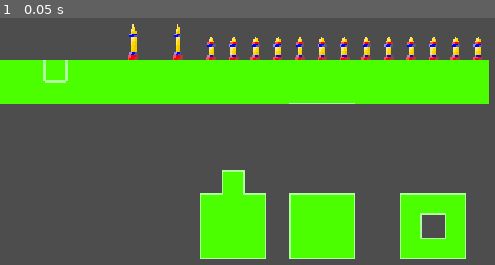
Above: before the commit, frame 1.
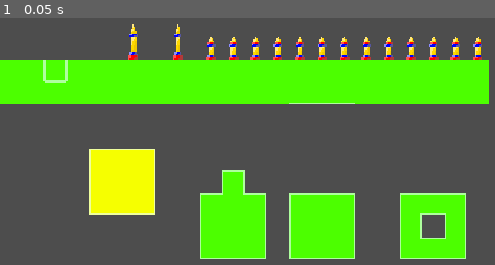
Above: after the commit, the same moment.

Repository: ropva/haven-game
Game: Godot game, scene res://scenes/main.tscn
Same seed, same stepped clock (60 frames per second), same inputs: the game is played once before the commit and once after it.
Inputs:
- Up to frame 1 (0.05 s): no input

The runs differ from the first frame. In frame 1, 3.6% of the frame differs, in the area x 17-32%, y 53-80%.

Commit message:
yellow

Diff:
--- a/scenes/main.tscn
+++ b/scenes/main.tscn
@@ -21,6 +21,16 @@
 2:0/0 = 0
 3:0/0 = 0
 4:0/0 = 0
+4:0/0/terrain_set = 0
+4:0/0/terrain = 1
+4:0/0/terrains_peering_bit/right_side = 1
+4:0/0/terrains_peering_bit/bottom_right_corner = 1
+4:0/0/terrains_peering_bit/bottom_side = 1
+4:0/0/terrains_peering_bit/bottom_left_corner = 1
+4:0/0/terrains_peering_bit/left_side = 1
+4:0/0/terrains_peering_bit/top_left_corner = 1
+4:0/0/terrains_peering_bit/top_side = 1
+4:0/0/terrains_peering_bit/top_right_corner = 1
 5:0/0 = 0
 6:0/0 = 0
 7:0/0 = 0
@@ -45,7 +55,21 @@
 2:1/0 = 0
 3:1/0 = 0
 4:1/0 = 0
+4:1/0/terrain_set = 0
+4:1/0/terrain = 1
+4:1/0/terrains_peering_bit/right_side = 1
+4:1/0/terrains_peering_bit/bottom_right_corner = 1
+4:1/0/terrains_peering_bit/bottom_side = 1
+4:1/0/terrains_peering_bit/top_side = 1
+4:1/0/terrains_peering_bit/top_right_corner = 1
 5:1/0 = 0
+5:1/0/terrain_set = 0
+5:1/0/terrain = 1
+5:1/0/terrains_peering_bit/right_side = 1
+5:1/0/terrains_peering_bit/bottom_right_corner = 1
+5:1/0/terrains_peering_bit/bottom_side = 1
+5:1/0/terrains_peering_bit/bottom_left_corner = 1
+5:1/0/terrains_peering_bit/left_side = 1
 6:1/0 = 0
 7:1/0 = 0
 8:1/0 = 0
@@ -71,8 +95,24 @@
 2:2/0/terrain = 0
 3:2/0 = 0
 4:2/0 = 0
+4:2/0/terrain_set = 0
+4:2/0/terrain = 1
+4:2/0/terrains_peering_bit/right_side = 1
+4:2/0/terrains_peering_bit/left_side = 1
+4:2/0/terrains_peering_bit/top_left_corner = 1
+4:2/0/terrains_peering_bit/top_side = 1
+4:2/0/terrains_peering_bit/top_right_corner = 1
 5:2/0 = 0
+5:2/0/terrain_set = 0
+5:2/0/terrain = 1
+5:2/0/terrains_peering_bit/bottom_side = 1
+5:2/0/terrains_peering_bit/bottom_left_corner = 1
+5:2/0/terrains_peering_bit/left_side = 1
+5:2/0/terrains_peering_bit/top_left_corner = 1
+5:2/0/terrains_peering_bit/top_side = 1
 6:2/0 = 0
+6:2/0/terrain_set = 0
+6:2/0/terrain = 1
 7:2/0 = 0
 8:2/0 = 0
 9:2/0 = 0
@@ -99,9 +139,27 @@
 3:3/0/terrains_peering_bit/bottom_side = 0
 3:3/0/terrains_peering_bit/left_side = 0
 4:3/0 = 0
+4:3/0/terrain_set = 0
+4:3/0/terrain = 1
+4:3/0/terrains_peering_bit/right_side = 1
+4:3/0/terrains_peering_bit/bottom_right_corner = 1
+4:3/0/terrains_peering_bit/bottom_side = 1
 5:3/0 = 0
+5:3/0/terrain_set = 0
+5:3/0/terrain = 1
+5:3/0/terrains_peering_bit/bottom_side = 1
+5:3/0/terrains_peering_bit/bottom_left_corner = 1
+5:3/0/terrains_peering_bit/left_side = 1
 6:3/0 = 0
+6:3/0/terrain_set = 0
+6:3/0/terrain = 1
+6:3/0/terrains_peering_bit/right_side = 1
+6:3/0/terrains_peering_bit/bottom_side = 1
 7:3/0 = 0
+7:3/0/terrain_set = 0
+7:3/0/terrain = 1
+7:3/0/terrains_peering_bit/bottom_side = 1
+7:3/0/terrains_peering_bit/left_side = 1
 8:3/0 = 0
 9:3/0 = 0
 0:4/0 = 0
@@ -127,9 +185,27 @@
 3:4/0/terrains_peering_bit/left_side = 0
 3:4/0/terrains_peering_bit/top_side = 0
 4:4/0 = 0
+4:4/0/terrain_set = 0
+4:4/0/terrain = 1
+4:4/0/terrains_peering_bit/right_side = 1
+4:4/0/terrains_peering_bit/top_side = 1
+4:4/0/terrains_peering_bit/top_right_corner = 1
 5:4/0 = 0
+5:4/0/terrain_set = 0
+5:4/0/terrain = 1
+5:4/0/terrains_peering_bit/left_side = 1
+5:4/0/terrains_peering_bit/top_left_corner = 1
+5:4/0/terrains_peering_bit/top_side = 1
 6:4/0 = 0
+6:4/0/terrain_set = 0
+6:4/0/terrain = 1
+6:4/0/terrains_peering_bit/right_side = 1
+6:4/0/terrains_peering_bit/top_side = 1
 7:4/0 = 0
+7:4/0/terrain_set = 0
+7:4/0/terrain = 1
+7:4/0/terrains_peering_bit/left_side = 1
+7:4/0/terrains_peering_bit/top_side = 1
 8:4/0 = 0
 9:4/0 = 0
 0:5/0 = 0
@@ -143,7 +219,13 @@
 2:5/0 = 0
 3:5/0 = 0
 4:5/0 = 0
+4:5/0/terrain_set = 0
+4:5/0/terrain = 1
+4:5/0/terrains_peering_bit/right_side = 1
 5:5/0 = 0
+5:5/0/terrain_set = 0
+5:5/0/terrain = 1
+5:5/0/terrains_peering_bit/bottom_side = 1
 6:5/0 = 0
 7:5/0 = 0
 8:5/0 = 0
@@ -159,7 +241,13 @@
 2:6/0 = 0
 3:6/0 = 0
 4:6/0 = 0
+4:6/0/terrain_set = 0
+4:6/0/terrain = 1
+4:6/0/terrains_peering_bit/top_side = 1
 5:6/0 = 0
+5:6/0/terrain_set = 0
+5:6/0/terrain = 1
+5:6/0/terrains_peering_bit/left_side = 1
 6:6/0 = 0
 7:6/0 = 0
 8:6/0 = 0
@@ -177,7 +265,15 @@
 2:7/0 = 0
 3:7/0 = 0
 4:7/0 = 0
+4:7/0/terrain_set = 0
+4:7/0/terrain = 1
+4:7/0/terrains_peering_bit/right_side = 1
+4:7/0/terrains_peering_bit/left_side = 1
 5:7/0 = 0
+5:7/0/terrain_set = 0
+5:7/0/terrain = 1
+5:7/0/terrains_peering_bit/bottom_side = 1
+5:7/0/terrains_peering_bit/top_side = 1
 6:7/0 = 0
 7:7/0 = 0
 8:7/0 = 0
@@ -203,7 +299,23 @@
 2:8/0 = 0
 3:8/0 = 0
 4:8/0 = 0
+4:8/0/terrain_set = 0
+4:8/0/terrain = 1
+4:8/0/terrains_peering_bit/right_side = 1
+4:8/0/terrains_peering_bit/bottom_side = 1
+4:8/0/terrains_peering_bit/left_side = 1
+4:8/0/terrains_peering_bit/top_left_corner = 1
+4:8/0/terrains_peering_bit/top_side = 1
+4:8/0/terrains_peering_bit/top_right_corner = 1
 5:8/0 = 0
+5:8/0/terrain_set = 0
+5:8/0/terrain = 1
+5:8/0/terrains_peering_bit/right_side = 1
+5:8/0/terrains_peering_bit/bottom_right_corner = 1
+5:8/0/terrains_peering_bit/bottom_side = 1
+5:8/0/terrains_peering_bit/left_side = 1
+5:8/0/terrains_peering_bit/top_side = 1
+5:8/0/terrains_peering_bit/top_right_corner = 1
 6:8/0 = 0
 7:8/0 = 0
 8:8/0 = 0
@@ -229,7 +341,23 @@
 2:9/0 = 0
 3:9/0 = 0
 4:9/0 = 0
+4:9/0/terrain_set = 0
+4:9/0/terrain = 1
+4:9/0/terrains_peering_bit/right_side = 1
+4:9/0/terrains_peering_bit/bottom_side = 1
+4:9/0/terrains_peering_bit/bottom_left_corner = 1
+4:9/0/terrains_peering_bit/left_side = 1
+4:9/0/terrains_peering_bit/top_left_corner = 1
+4:9/0/terrains_peering_bit/top_side = 1
 5:9/0 = 0
+5:9/0/terrain_set = 0
+5:9/0/terrain = 1
+5:9/0/terrains_peering_bit/right_side = 1
+5:9/0/terrains_peering_bit/bottom_right_corner = 1
+5:9/0/terrains_peering_bit/bottom_side = 1
+5:9/0/terrains_peering_bit/bottom_left_corner = 1
+5:9/0/terrains_peering_bit/left_side = 1
+5:9/0/terrains_peering_bit/top_side = 1
 6:9/0 = 0
 7:9/0 = 0
 8:9/0 = 0
@@ -239,12 +367,14 @@
 tile_size = Vector2i(32, 32)
 physics_layer_0/collision_layer = 1
 terrain_set_0/mode = 0
-terrain_set_0/terrain_0/name = "larp"
+terrain_set_0/terrain_0/name = "greeb"
 terrain_set_0/terrain_0/color = Color(0, 0.34509805, 0, 1)
+terrain_set_0/terrain_1/name = "yellob"
+terrain_set_0/terrain_1/color = Color(0.7501847, 0.7962123, 0.047747023, 1)
 sources/0 = SubResource("TileSetAtlasSource_0wfyh")
 
 [node name="Main" type="Node2D" unique_id=1510547566]
 
 [node name="TileMapLayer" type="TileMapLayer" parent="." unique_id=822908328]
-tile_map_data = PackedByteArray("AAAAAAIAAAAAAAAAAAABAAIAAAA …(1408 unchanged characters)… DAAQAAAAUAAgAAAADAAMAAAAKAAcAAAABAAUAAAA=")
+tile_map_data = PackedByteArray("AAAAAAIAAAAAAAAAAAABAAIAAAA …(1408 unchanged characters)… DAAQAAAAUAAgAAAADAAMAAAAKAAcAAAABAAUAAAAGAAYAAAAFAAMAAAAFAAYAAAAFAAEAAAAEAAYAAAAEAAMAAAAEAAcAAAAEAAEAAAAEAAgAAAAEAAQAAAAFAAgAAAAEAAIAAAAFAAcAAAAEAAAAAAAGAAcAAAAFAAIAAAAGAAgAAAAFAAQAAAA=")
 tile_set = SubResource("TileSet_y0iyi")
Binary file changed: res/terrain.png
